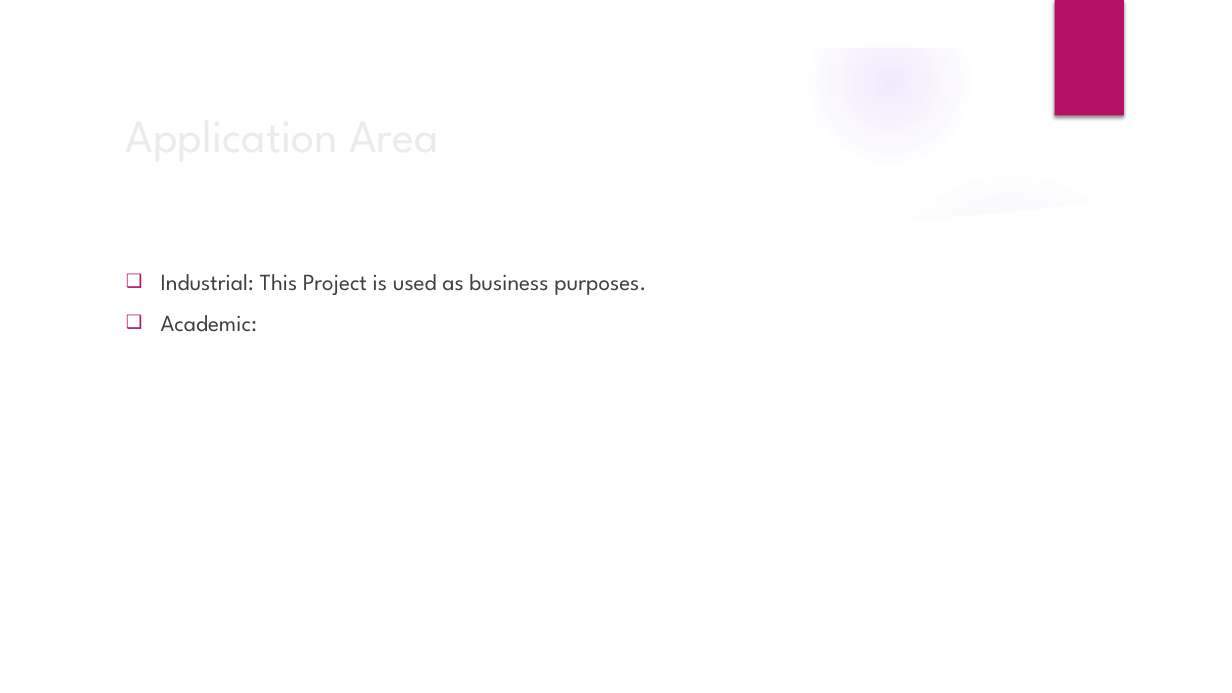
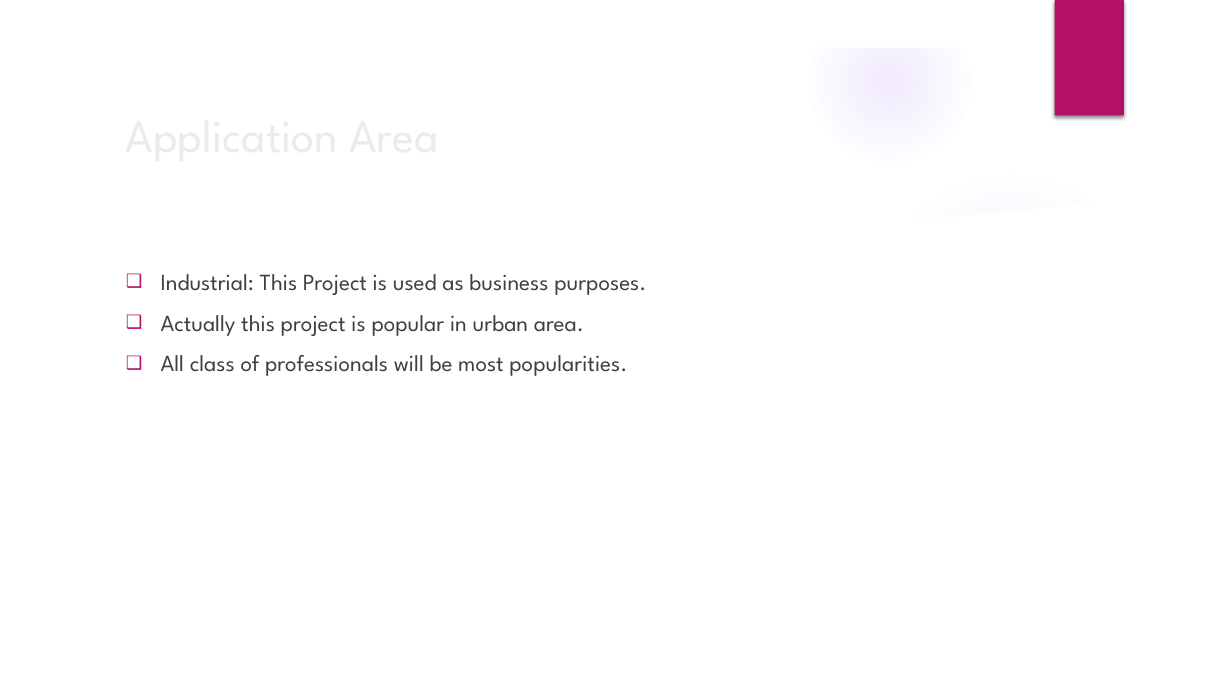
Before and after one commit to ShahabuddinAhmed/Presentation, a slide deck: slide 6 of HouseRenting.pptx. Drawn at 1232x693 pixels with LibreOffice and Linux fonts; fonts in the diff are those of the drawing; background and template pictures are left out. Boxes give left, top, right and bottom in pixels: in the first picture for what was removed or moved away, otherwise in the second. Text is boxed around its words. In the diff, an @@ line names an element or a change of style, - is before the commit and + after.

```diff
--- a/HouseRenting.pptx
+++ b/HouseRenting.pptx
@@ text at (x1=161, y1=315, x2=627, y2=376): text changed @@
-❑ Academic:
+❑ Actually this project is popular in urban area.
+❑ All class of professionals will be most popularities.
```
Also in this commit, not shown: 4 other slides changed.
